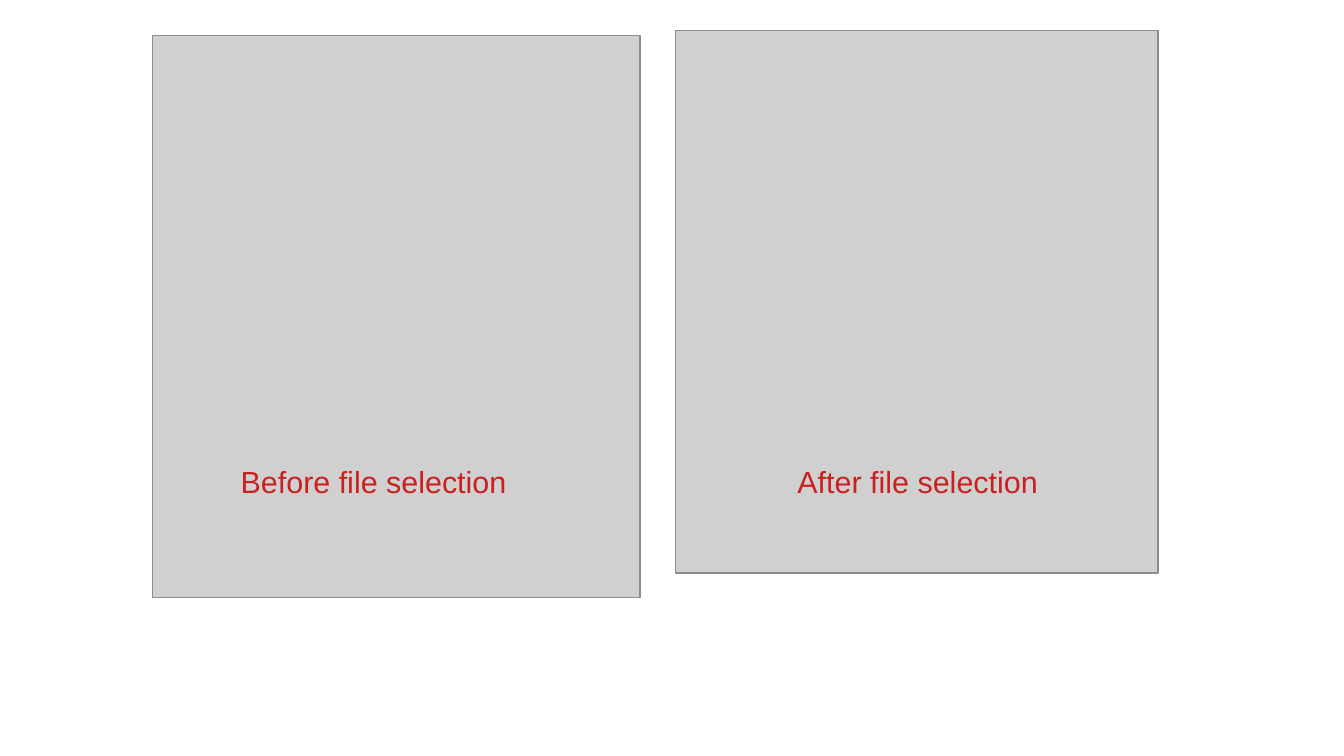
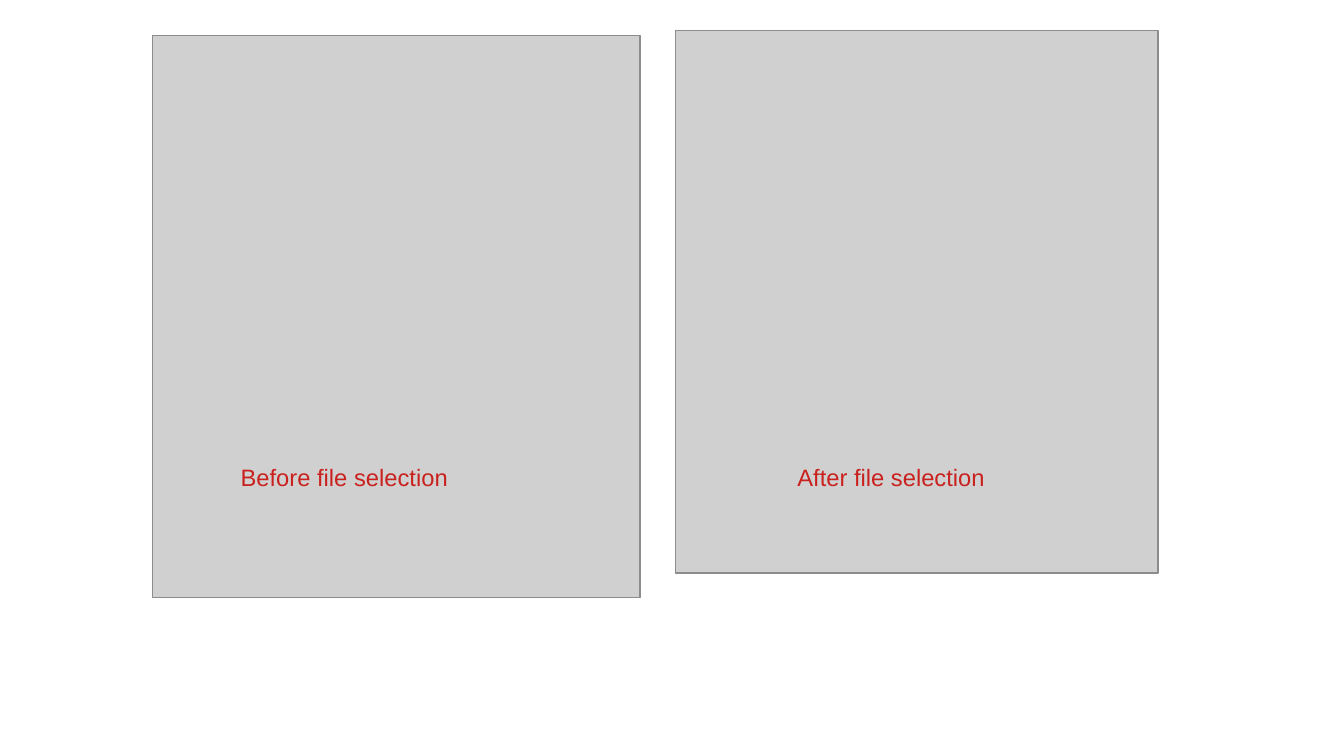
Before and after one commit to mbcladwell/ln7, a slide deck: slide 6 of ppt/lnwbootstrap.odp. Drawn at 1344x756 pixels with LibreOffice and Linux fonts; fonts in the diff are those of the drawing; grey boxes stand for pictures. Boxes give left, top, right and bottom in pixels: in the first picture for what was removed or moved away, otherwise in the second. Text is boxed around its words. In the diff, an @@ line names an element or a change of style, - is before the commit and + after.

```diff
--- a/ppt/lnwbootstrap.odp
+++ b/ppt/lnwbootstrap.odp
@@ text "Before file selection" at (241,469,448,486): size 18 to 14 pt @@
@@ text "After file selection" at (797,469,985,486): size 18 to 14 pt @@
```
Also in this commit, not shown: 3 other slides changed, 9 slides added, 1 slide removed, 8 other files.
